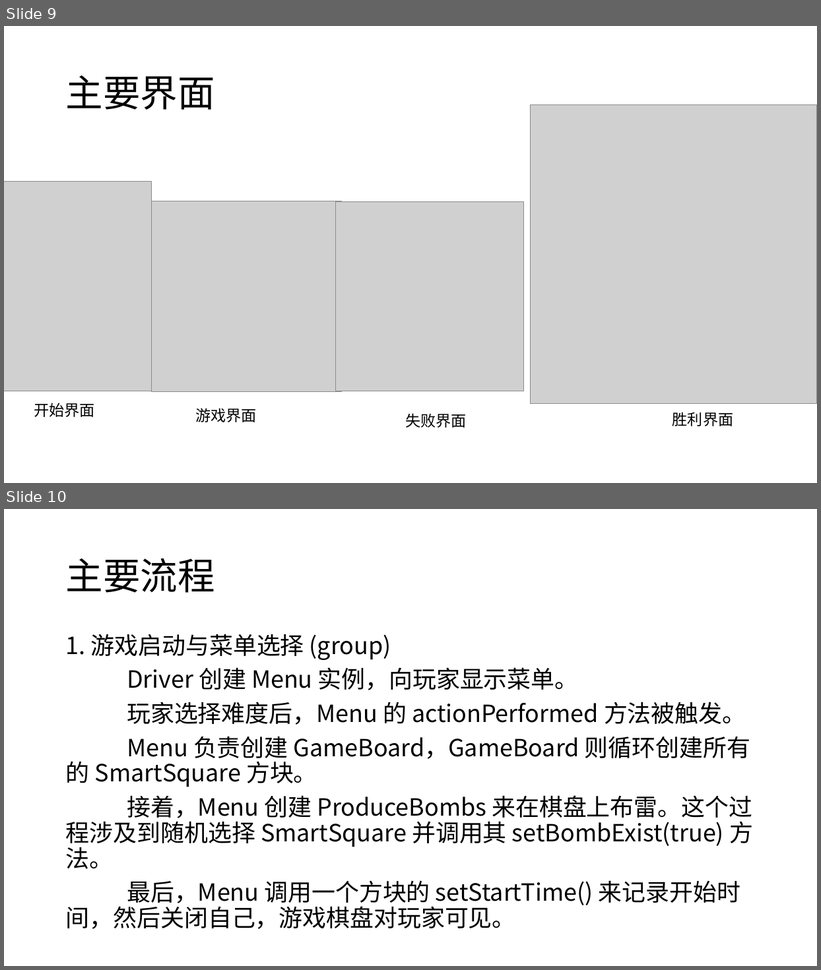
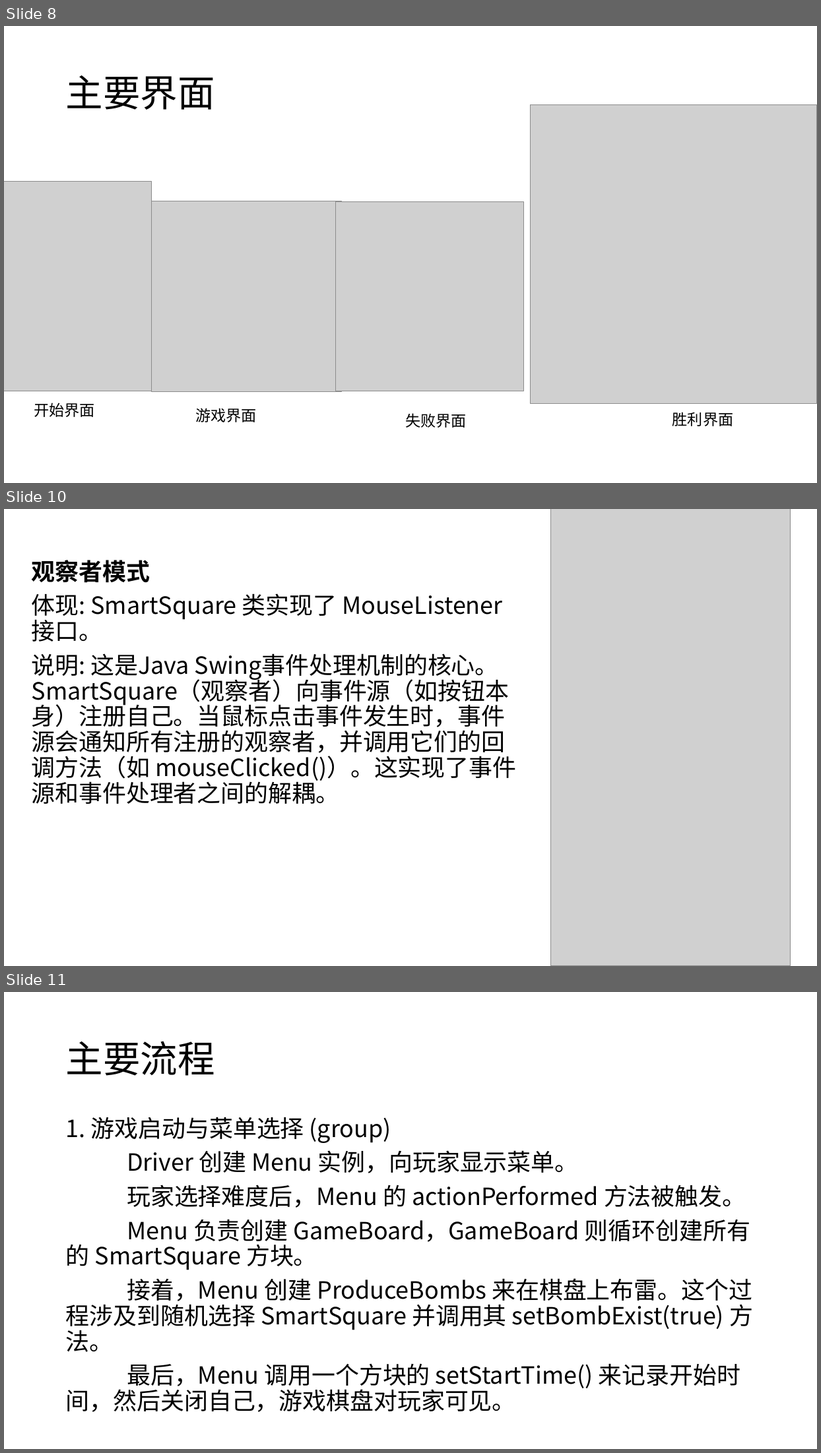
Before and after one commit to wzc506/mineswapper, a slide deck: uml.pptx. Shown one above the other, each under a label of ours: slides 9 and 10 before the commit, slides 8, 10 and 11 after it; the slides between them are not shown. The pictures are 821x970 and 821x1453 pixels, drawn with LibreOffice and Linux fonts; fonts in the diff are those of the drawing; grey boxes stand for pictures. Boxes give left, top, right and bottom in pixels: in the first picture for what was removed or moved away, otherwise in the second. Text is boxed around its words. In the diff, an @@ line names an element or a change of style, - is before the commit and + after.

```diff
--- a/uml.pptx
+++ b/uml.pptx
@@ slide 10 added at (4, 509, 817, 966), background #FFFFFF @@
@@ picture added at (551, 509, 791, 966) @@
@@ text added at (32, 560, 516, 804), 28 pt, text #000000 @@
+观察者模式
+体现: SmartSquare 类实现了 MouseListener 接口。
+说明: 这是Java Swing事件处理机制的核心。SmartSquare（观察者）向事件源（如按钮本身）注册自己。当鼠标点击事件发生时，事件源会通知所有注册的观察者，并调用它们的回调方法（如 mouseClicked()）。这实现了事件源和事件处理者之间的解耦。
@@ what was slide 9 is now slide 8 @@
@@ what was slide 10 is now slide 11 @@
```
Also in this commit, not shown: 1 slide changed, 2 other files.
